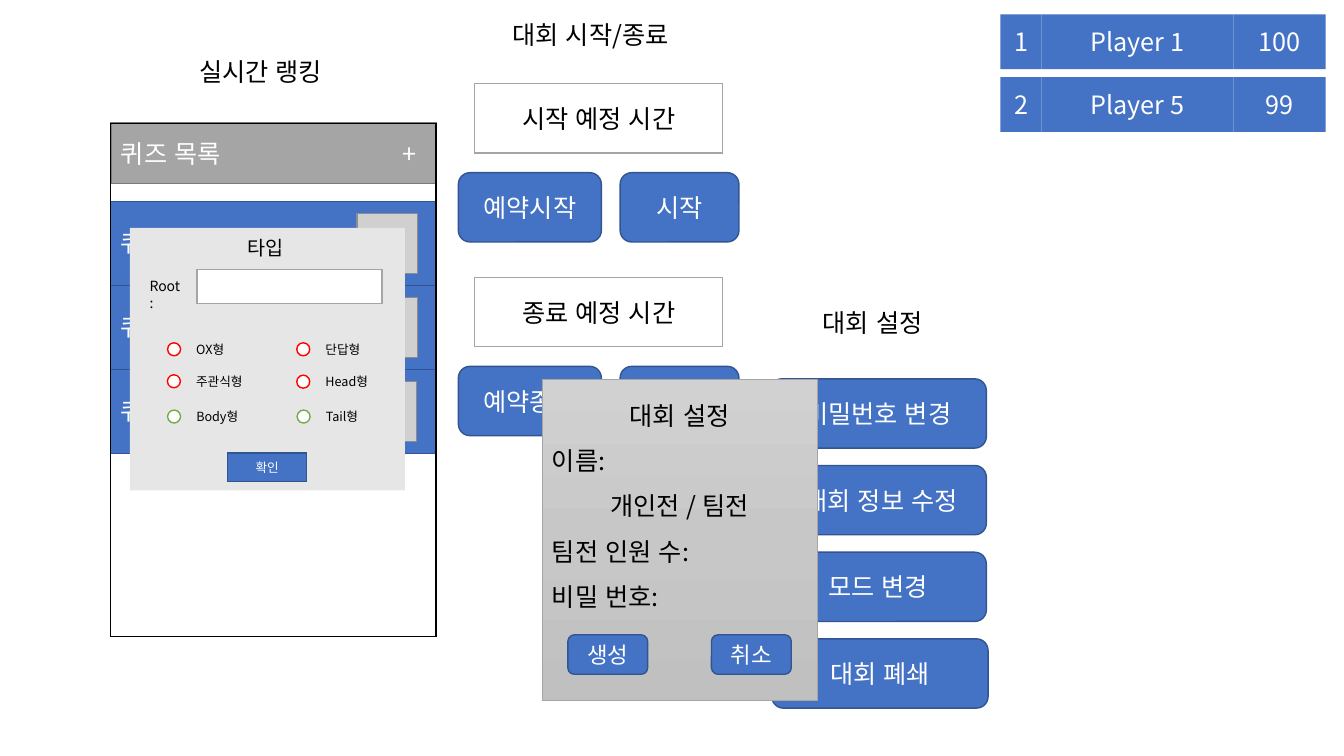
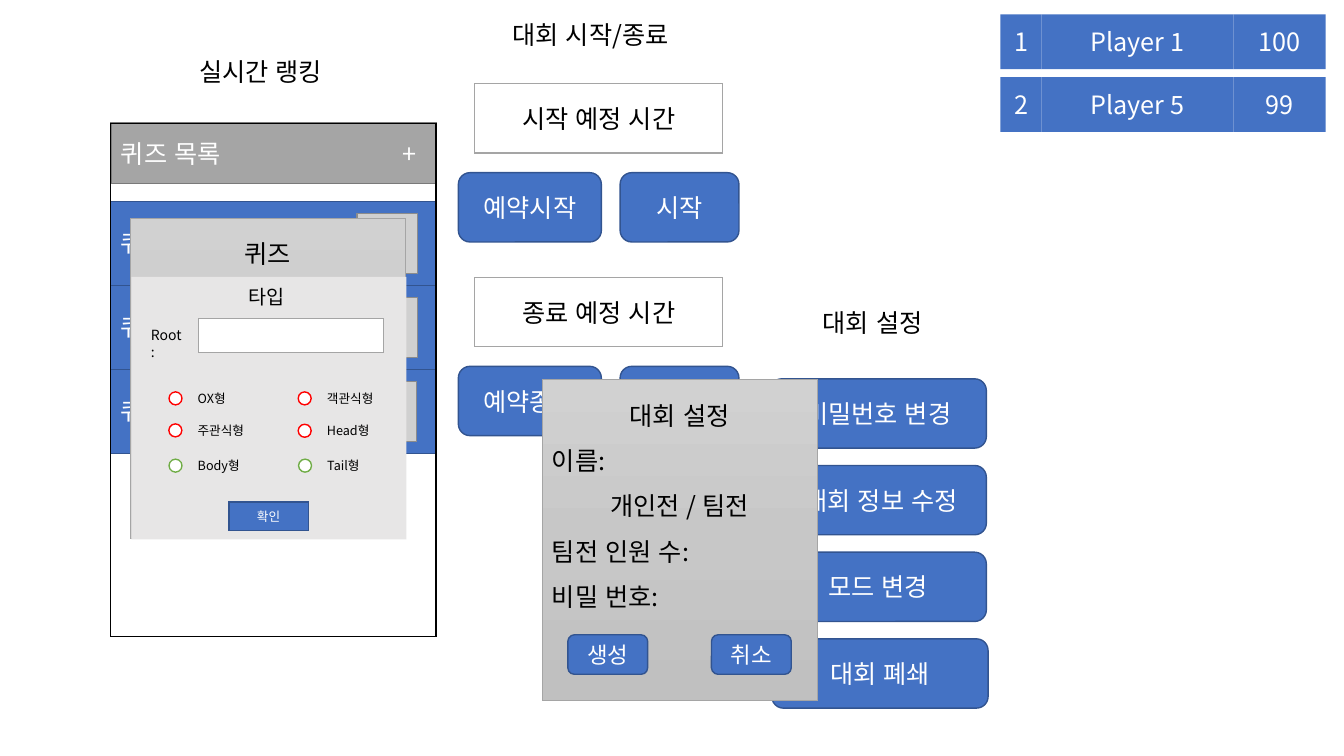
Before and after one commit to teamskh/Project-Treasurehunt_skhu, a slide deck: slide 1 of report/자료제작용ppt/씬 용.pptx. Drawn at 1344x756 pixels with LibreOffice and Linux fonts; fonts in the diff are those of the drawing; grey boxes stand for pictures. Boxes give left, top, right and bottom in pixels: in the first picture for what was removed or moved away, otherwise in the second. Text is boxed around its words. In the diff, an @@ line names an element or a change of style, - is before the commit and + after.

```diff
--- a/report/자료제작용ppt/씬 용.pptx
+++ b/report/자료제작용ppt/씬 용.pptx
@@ rectangle added at box(130, 218, 405, 538), fill gradient #D2D2D2 to #C8C8C8 to #C0C0C0, outline #A5A5A5 0.5 pt, 18 pt, text #000000 @@
+퀴즈
@@ 7 texts, 6 ellipses, 3 rectangles: place and size @@
-7 texts, 6 ellipses, 3 rectangles at box(130, 228, 405, 490)
+7 texts, 6 ellipses, 3 rectangles at box(131, 277, 406, 539)
@@ text at box(327, 392, 373, 404): text changed @@
-단답형
+객관식형
```
Also in this commit, not shown: 1 other slide changed, 8 other files.
